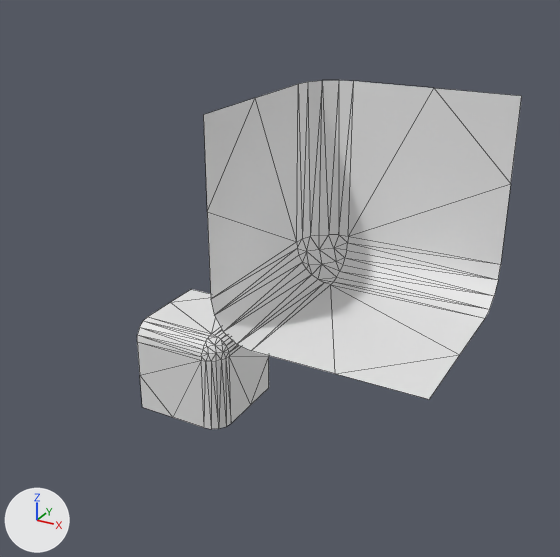
One commit to the OBJ model workshops/w6_polygonization/data/bmc/bmc_tiles/t_129.obj: the scene before it, then after it.
Before and after are seen from a camera (50 mm lens) standing at (0.683, -1.132, 0.659) and looking at (0.032, 0.051, 0.067). Arrows for +X, +Y and +Z are at lower left; the lights stay in place. Mesh edges are drawn as thin lines. Where no turn or scale is listed for an object, it has been applied to the vertices.

The first picture shows 't_129'.
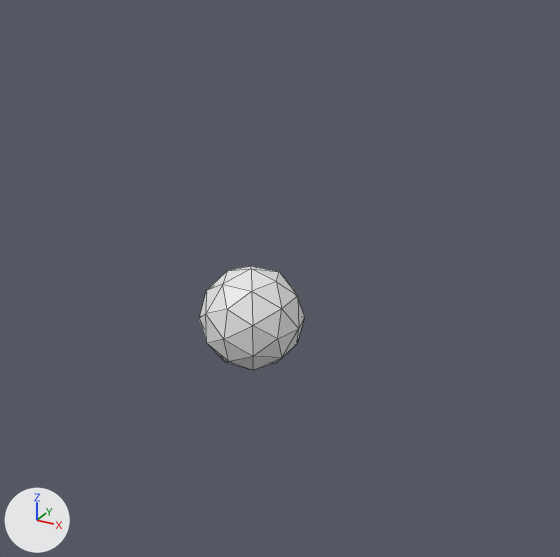
Boxes [x1, y1, x2, y2] around the edits, measured in the pictures (560 x 557 px):
't_129', reshaped (72% narrower, 70% shorter): before [137, 80, 522, 429]; after [199, 266, 305, 370]
part 1 of me_t_129, added: after [199, 266, 305, 370]
part 2 of me_t_129, deleted: before [204, 80, 522, 399]
part 3 of me_t_129, deleted: before [137, 289, 269, 429]

What changed in the scene script:
```text
Change me_t_129:
    where me_t_129.from_pydata(...)  # 104 vertices, 156 faces; spans x -0.5..0.5, y -0.5..0.5, z -0.5..0.5
    used by ob_t_129; location = (0.0, 0.0, 0.0)
    me_t_129 part 1: a new loose piece, an icosphere of 80 faces spanning x -0.1..0.1, y -0.1..0.1, z -0.1..0.1
    me_t_129 part 2: the loose piece of 52 vertices spanning x 0.25..0.5, y -0.5..-0.25, z 0.25..0.5 is deleted
    me_t_129 part 3: the loose piece of 52 vertices spanning x -0.5..-0.25, y 0.25..0.5, z -0.5..-0.25 is deleted
```
